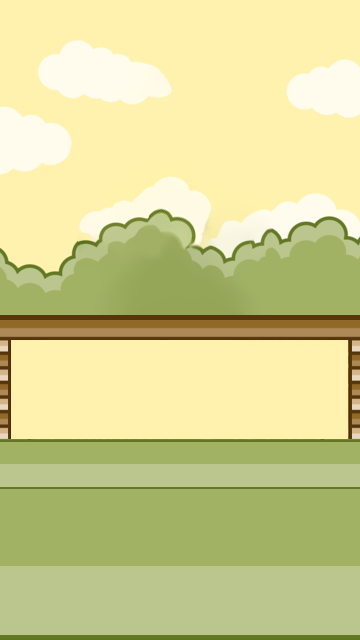
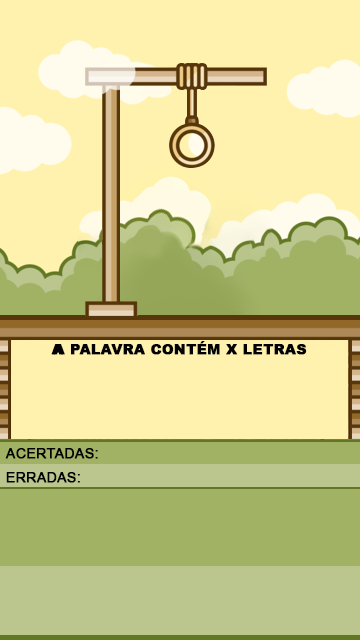
Layer changes from the first 360 x 640 image to the second:
showed group "palavras" (4 layers) over [5, 341, 307, 483]
added layer "a" in group "palavras" over [51, 344, 63, 355]
painted on "A palavra contém x letras" over [53, 341, 307, 355]
showed "forca" over [85, 62, 267, 316]
